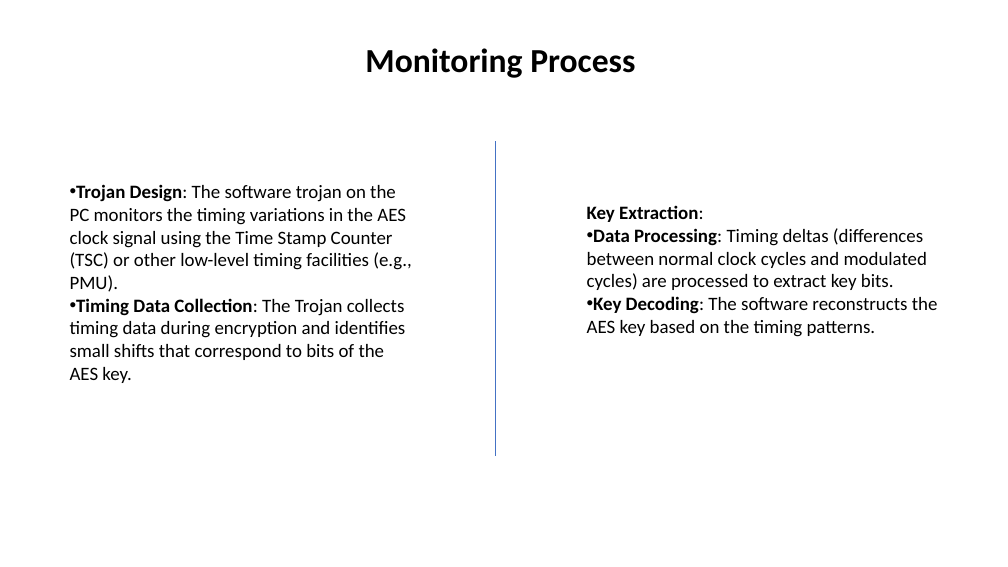
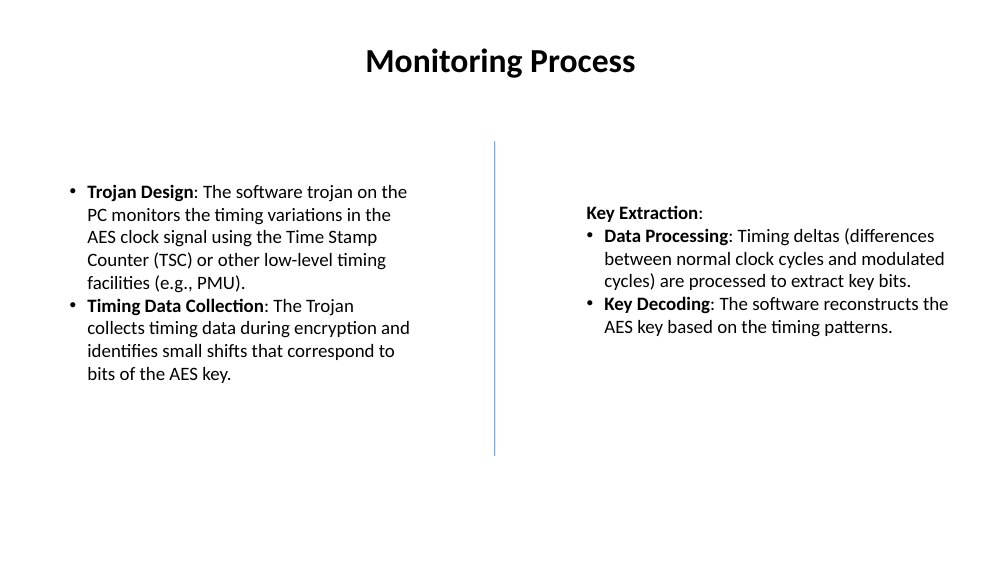
Before and after one commit to Lefteris-B/2024-CSAW, a slide deck: slide 24 of presentations/CSAW_2024_second_stage.pptx (slide 19 before the commit). Drawn at 1008x567 pixels with LibreOffice and Linux fonts; fonts in the diff are those of the drawing. Boxes give left, top, right and bottom in pixels: in the first picture for what was removed or moved away, otherwise in the second. Text is boxed around its words. In the diff, an @@ line names an element or a change of style, - is before the commit and + after.

```diff
--- a/presentations/CSAW_2024_second_stage.pptx
+++ b/presentations/CSAW_2024_second_stage.pptx
@@ line (495, 141) - (495, 456): stroke #4472C4 0.5 pt to #4472C4 0.75 pt @@
@@ text "Trojan Design: The software trojan ..." at <box>87,184,410,383</box>: indent changed @@
@@ text at <box>604,228,949,337</box>: indent changed @@
```
Also in this commit, not shown: 12 other slides changed, 5 slides added, 4 other files.
